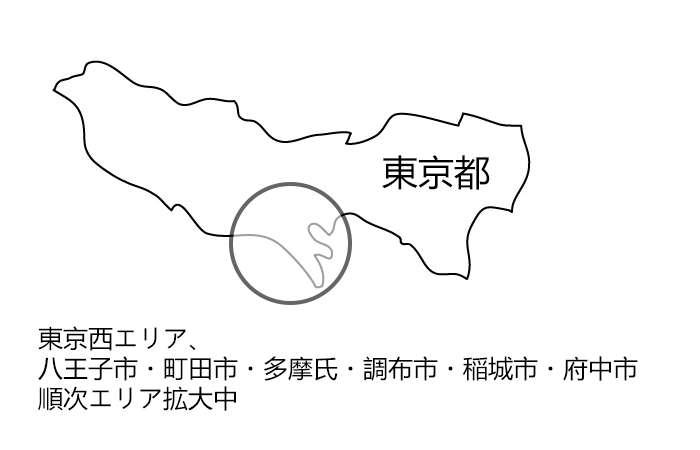
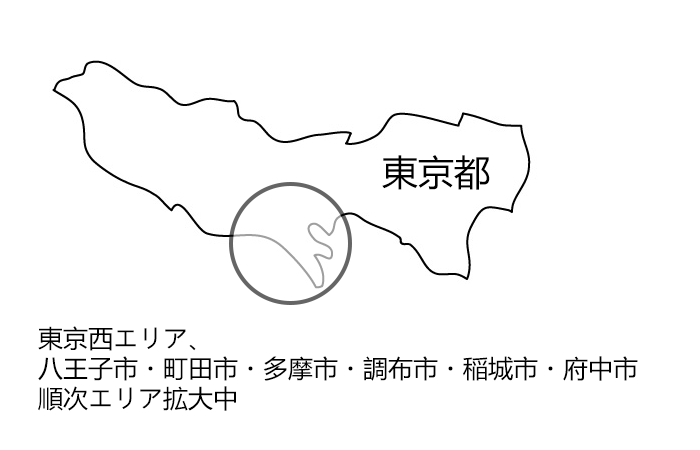
Layers edited between the first and the second 700 x 450 image:
renamed "東京西エリア、 八王子市・町田市・多摩氏・調布市・稲城市・府中市 順次エリア拡大中" to "東京西エリア、 八王子市・町田市・多摩市・調布市・稲城市・府中市 順次エリア拡大中", painted on it over (313, 356, 338, 381)
